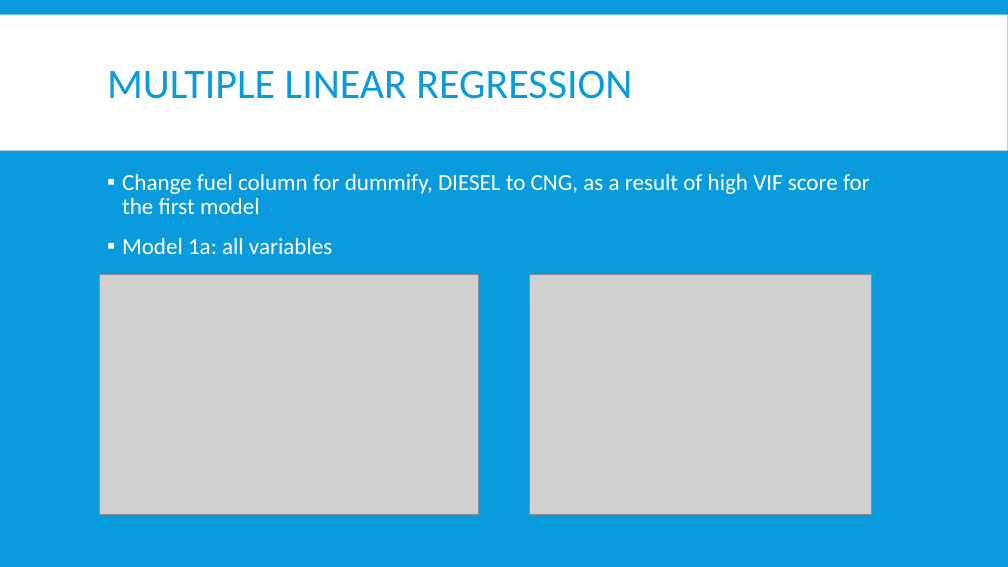
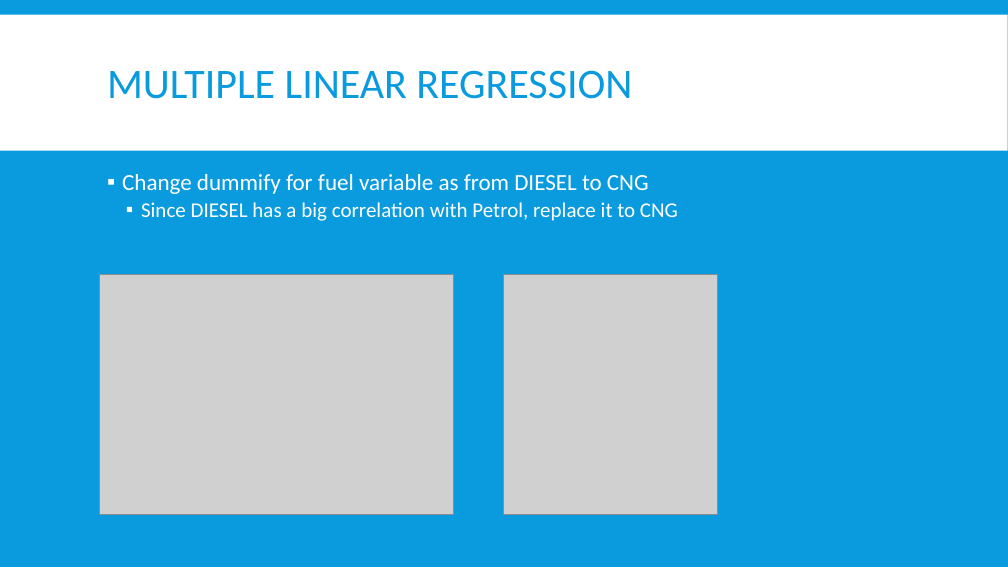
Before and after one commit to Jungujungu/NYCDSAproject2, a slide deck: slide 9 of R Project.pptx. Drawn at 1008x567 pixels with LibreOffice and Linux fonts; fonts in the diff are those of the drawing; grey boxes stand for pictures. Boxes give left, top, right and bottom in pixels: in the first picture for what was removed or moved away, otherwise in the second. Text is boxed around its words. In the diff, an @@ line names an element or a change of style, - is before the commit and + after.

```diff
--- a/R Project.pptx
+++ b/R Project.pptx
@@ text at [122,174,678,221]: text changed; size 22 to 20 pt @@
-▪ Change fuel column for dummify, DIESEL to CNG, as a result of high VIF score for the first model
-▪ Model 1a: all variables
+▪ Change dummify for fuel variable as from DIESEL to CNG
+  ▪ Since DIESEL has a big correlation with Petrol, replace it to CNG
@@ picture: place and size @@
-picture at [100,275,479,514]
+picture at [100,275,454,514]
@@ picture: place and size @@
-picture at [530,275,872,514]
+picture at [504,275,718,514]
```
Also in this commit, not shown: 8 other slides changed, 1 slide added, 2 slides removed, 5 other files.
